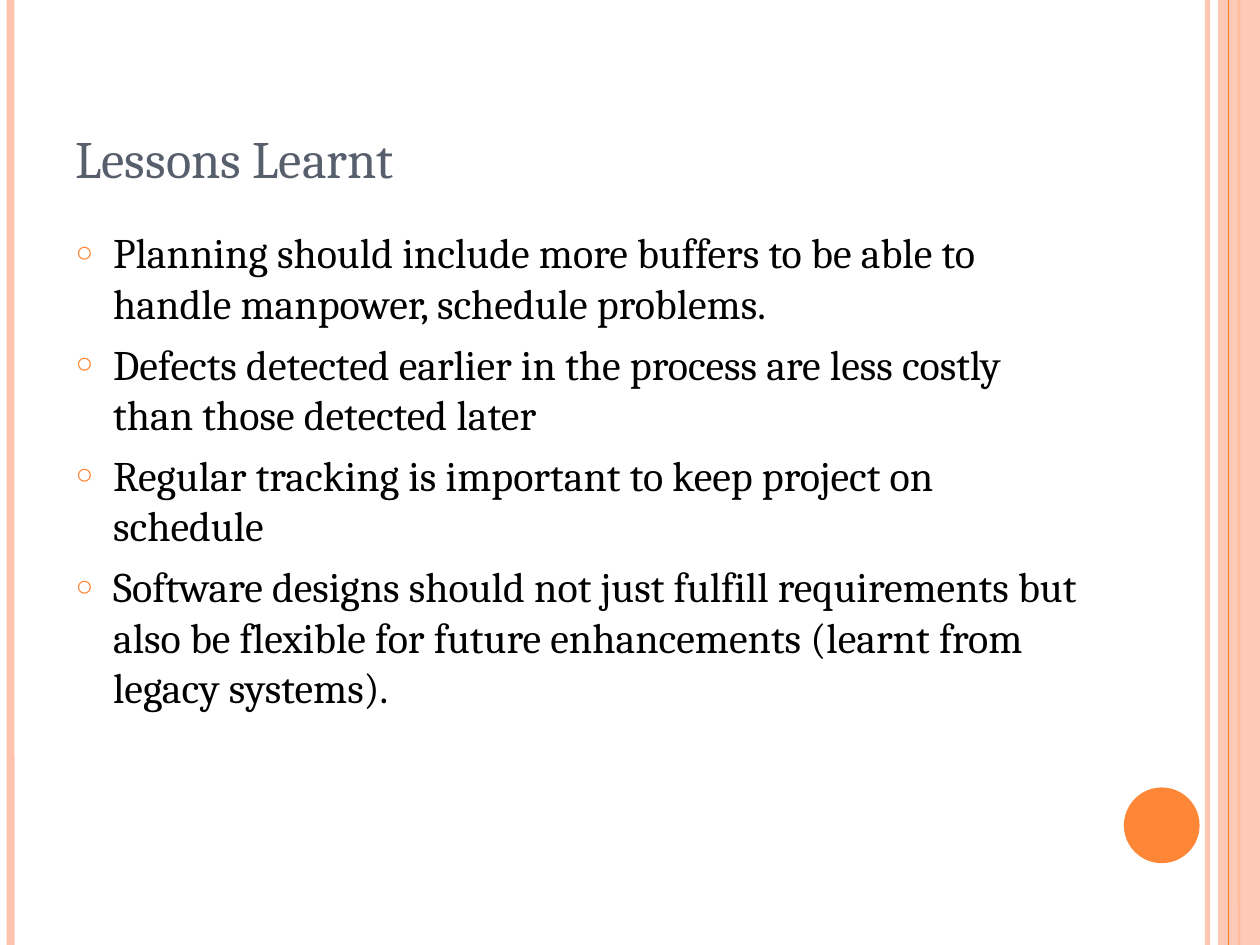
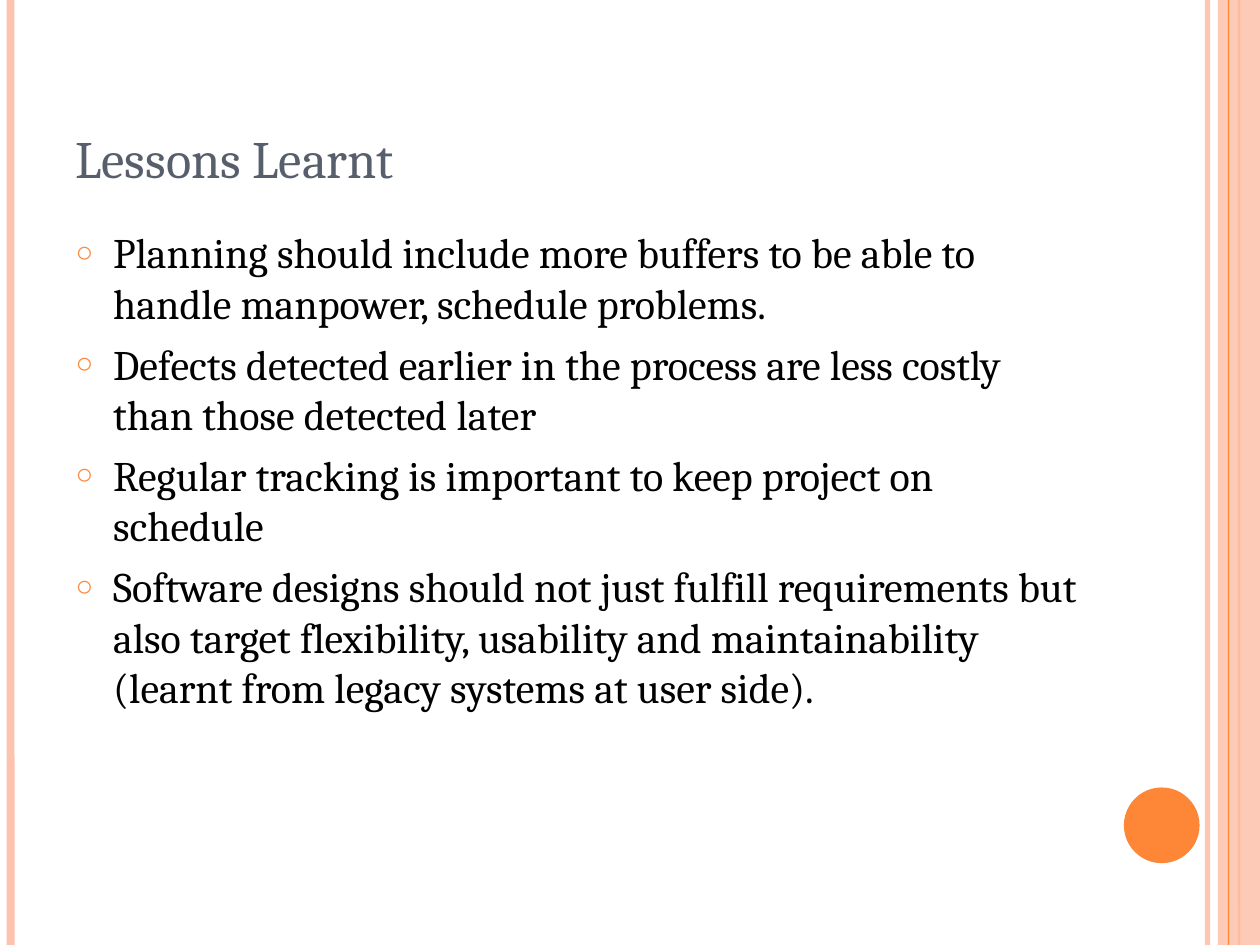
Before and after one commit to rankorth/cylinders-orders-management-system, a slide deck: slide 18 of Documentation/Management/Communications/Internal Correspondence/MTech Presentation [14 Jan 2012] (Ba Tien) v0.1.ppt. Drawn at 1260x945 pixels with LibreOffice and Linux fonts; fonts in the diff are those of the drawing. Boxes give left, top, right and bottom in pixels: in the first picture for what was removed or moved away, otherwise in the second. Text is boxed around its words. In the diff, an @@ line names an element or a change of style, - is before the commit and + after.

```diff
--- a/Documentation/Management/Communications/Internal Correspondence/MTech Presentation [14 Jan 2012] (Ba Tien) v0.1.ppt
+++ b/Documentation/Management/Communications/Internal Correspondence/MTech Presentation [14 Jan 2012] (Ba Tien) v0.1.ppt
@@ text at bbox=[113, 572, 1076, 713]: text changed @@
-○ Software designs should not just fulfill requirements but also be flexible for future enhancements (learnt from legacy systems).
+○ Software designs should not just fulfill requirements but also target flexibility, usability and maintainability (learnt from legacy systems at user side).
```
Also in this commit, not shown: 6 other slides changed.
